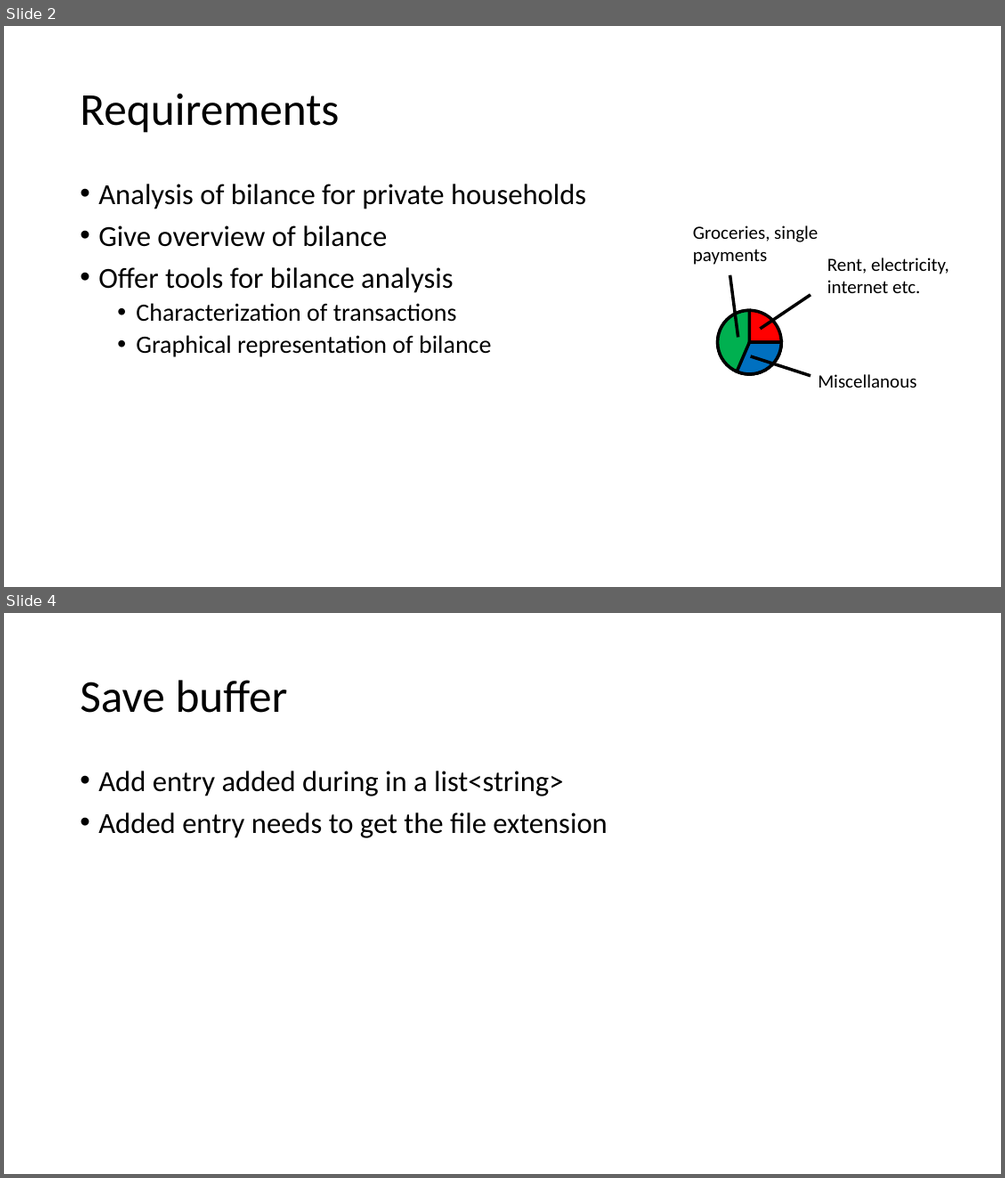
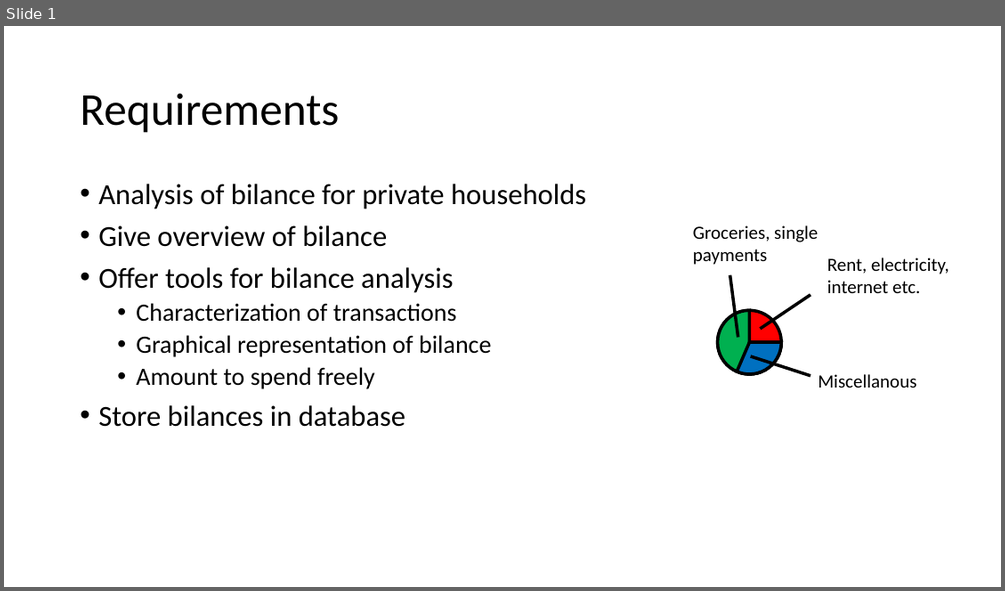
Before and after one commit to matthiaskaw/financemanager, a slide deck: financemanager_drawings.pptx. Shown one above the other, each under a label of ours: slides 2 and 4 before the commit, slide 1 after it; the slides between them are not shown. The pictures are 1005x1178 and 1005x591 pixels, drawn with LibreOffice and Linux fonts; fonts in the diff are those of the drawing. Boxes give left, top, right and bottom in pixels: in the first picture for what was removed or moved away, otherwise in the second. Text is boxed around its words. In the diff, an @@ line names an element or a change of style, - is before the commit and + after.

```diff
--- a/financemanager_drawings.pptx
+++ b/financemanager_drawings.pptx
@@ slide 4 removed at (4, 613, 1001, 1174), background #FFFFFF @@
@@ title removed at (80, 680, 288, 713) @@
-Save buffer
@@ text removed at (98, 771, 607, 838) @@
-• Add entry added during in a list<string>
-• Added entry needs to get the file extension
@@ what was slide 2 is now slide 1 @@
@@ slide 1 changed as well @@
@@ text at (98, 367, 405, 426): paragraphs added @@
+  • Amount to spend freely
+• Store bilances in database
```
Also in this commit, not shown: 2 slides added, 2 other slides removed, 10 other files.
